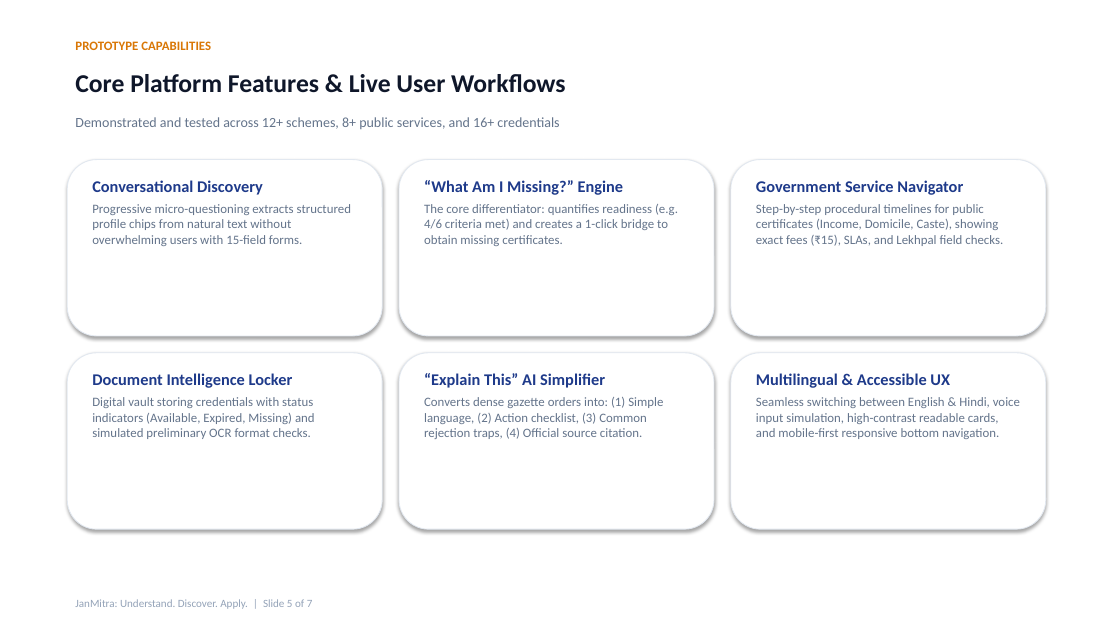
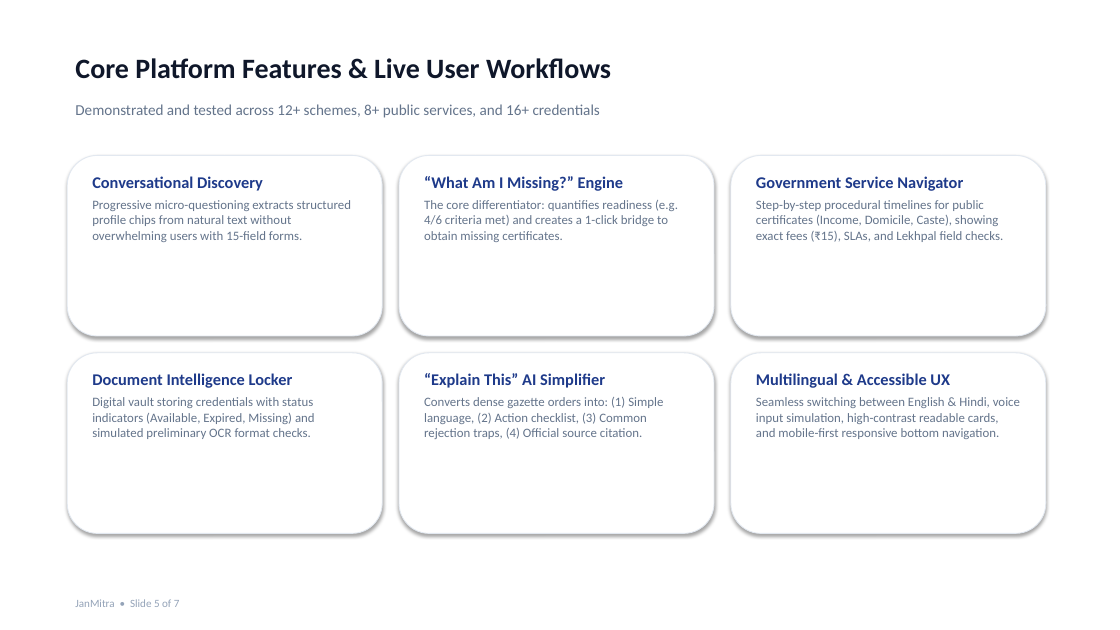
Before and after one commit to samenthamassey127-hue/JanMitra, a slide deck: slide 5 of JanMitra_Presentation.pptx. Drawn at 1120x630 pixels with LibreOffice and Linux fonts; fonts in the diff are those of the drawing. Boxes give left, top, right and bottom in pixels: in the first picture for what was removed or moved away, otherwise in the second. Text is boxed around its words. In the diff, an @@ line names an element or a change of style, - is before the commit and + after.

Commit message:
Add JanMitra presentation deck and technical architecture flowcharts

```diff
--- a/JanMitra_Presentation.pptx
+++ b/JanMitra_Presentation.pptx
@@ text "Core Platform Features & Live ...": place and size @@
-text "Core Platform Features & Live ..." at <box>75,74,565,93</box>
+text "Core Platform Features & Live ..." at <box>75,58,611,79</box>
@@ text "Core Platform Features & Live ..." at <box>75,58,611,79</box>: size 22 to 24 pt @@
@@ text removed at <box>75,41,211,50</box> @@
-PROTOTYPE CAPABILITIES
@@ text "Demonstrated and tested across 12+ ...": place and size @@
-text "Demonstrated and tested across 12+ ..." at <box>75,117,559,129</box>
+text "Demonstrated and tested across 12+ ..." at <box>75,104,600,118</box>
@@ text "Demonstrated and tested across 12+ ..." at <box>75,104,600,118</box>: size 12 to 13 pt @@
@@ rounded rectangle: place and size @@
-rounded rectangle at <box>67,160,382,336</box>
+rounded rectangle at <box>67,155,382,336</box>
@@ text "Conversational Discovery": place and size @@
-text "Conversational Discovery" at <box>92,180,351,246</box>
+text "Conversational Discovery" at <box>92,176,351,242</box>
@@ rounded rectangle: place and size @@
-rounded rectangle at <box>399,160,714,336</box>
+rounded rectangle at <box>399,155,714,336</box>
@@ text "“What Am I Missing?” Engine": place and size @@
-text "“What Am I Missing?” Engine" at <box>424,180,678,246</box>
+text "“What Am I Missing?” Engine" at <box>424,176,678,242</box>
@@ rounded rectangle: place and size @@
-rounded rectangle at <box>731,160,1046,336</box>
+rounded rectangle at <box>731,155,1046,336</box>
@@ text "Government Service Navigator": place and size @@
-text "Government Service Navigator" at <box>756,180,1003,246</box>
+text "Government Service Navigator" at <box>756,176,1003,242</box>
@@ rounded rectangle: place and size @@
-rounded rectangle at <box>67,353,382,529</box>
+rounded rectangle at <box>67,353,382,534</box>
@@ rounded rectangle: place and size @@
-rounded rectangle at <box>399,353,714,529</box>
+rounded rectangle at <box>399,353,714,534</box>
@@ rounded rectangle: place and size @@
-rounded rectangle at <box>731,353,1046,529</box>
+rounded rectangle at <box>731,353,1046,534</box>
@@ text at <box>75,599,180,607</box>: text changed @@
-JanMitra: Understand. Discover. Apply. | Slide 5 of 7
+JanMitra • Slide 5 of 7
```
Also in this commit, not shown: 6 other slides changed, 3 other files.
